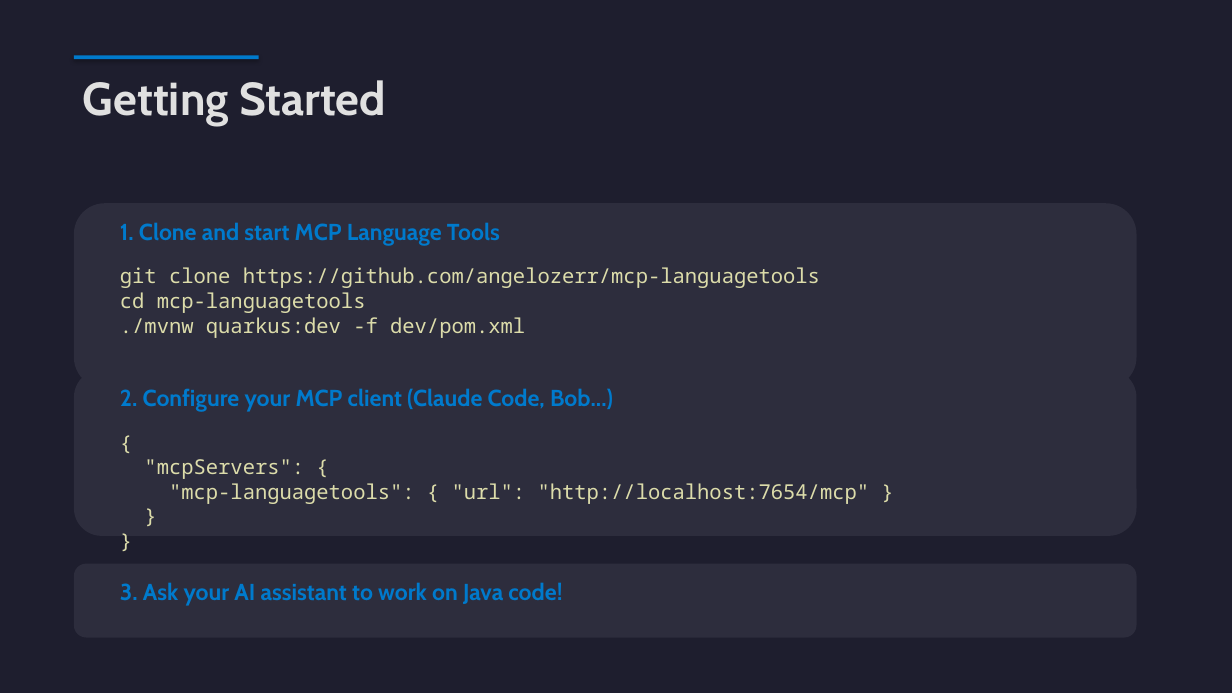
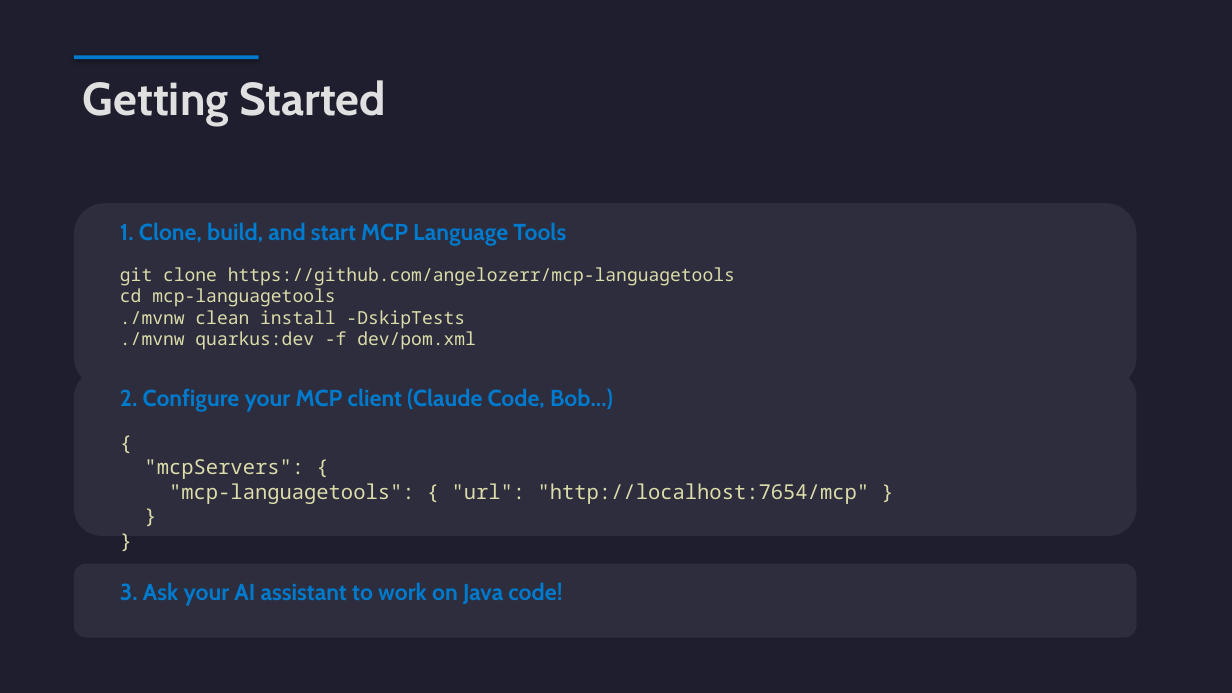
Before and after one commit to angelozerr/mcp-ade, a slide deck: slide 23 of presentation/MCP_LanguageTools.pptx. Drawn at 1232x693 pixels with LibreOffice and Linux fonts; fonts in the diff are those of the drawing. Boxes give left, top, right and bottom in pixels: in the first picture for what was removed or moved away, otherwise in the second. Text is boxed around its words. In the diff, an @@ line names an element or a change of style, - is before the commit and + after.

Commit message:
Add mvnw clean install

```diff
--- a/presentation/MCP_LanguageTools.pptx
+++ b/presentation/MCP_LanguageTools.pptx
@@ text at (120,222,566,246): text changed @@
-1. Clone and start MCP Language Tools
+1. Clone, build, and start MCP Language Tools
@@ text at (120,267,735,350): text changed; size 16 to 14 pt @@
-git clone https://github.com/angelozerr/mcp-languagetools
-cd mcp-languagetools
-./mvnw quarkus:dev -f dev/pom.xml
+git clone https://github.com/angelozerr/mcp-languagetools
+cd mcp-languagetools
+./mvnw clean install -DskipTests
+./mvnw quarkus:dev -f dev/pom.xml
```
Also in this commit, not shown: 3 other files.
